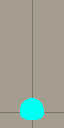
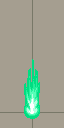
Layered file, before and after one edit (64 × 128). Changes by layer:
showed "Layer 4", painted on it over box(24, 59, 40, 119)
hid "Layer 1", painted on it over box(20, 98, 44, 120)
